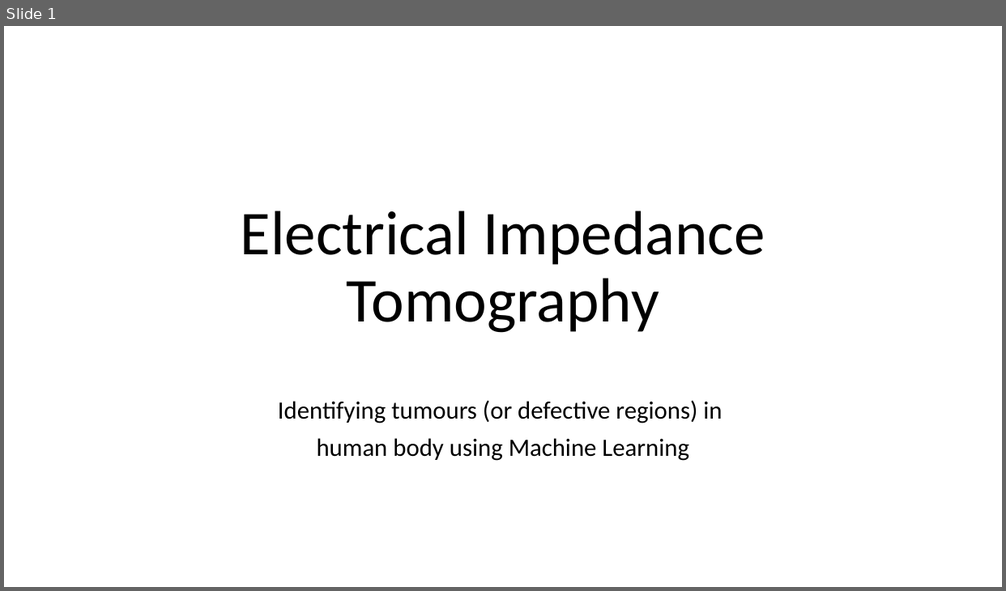
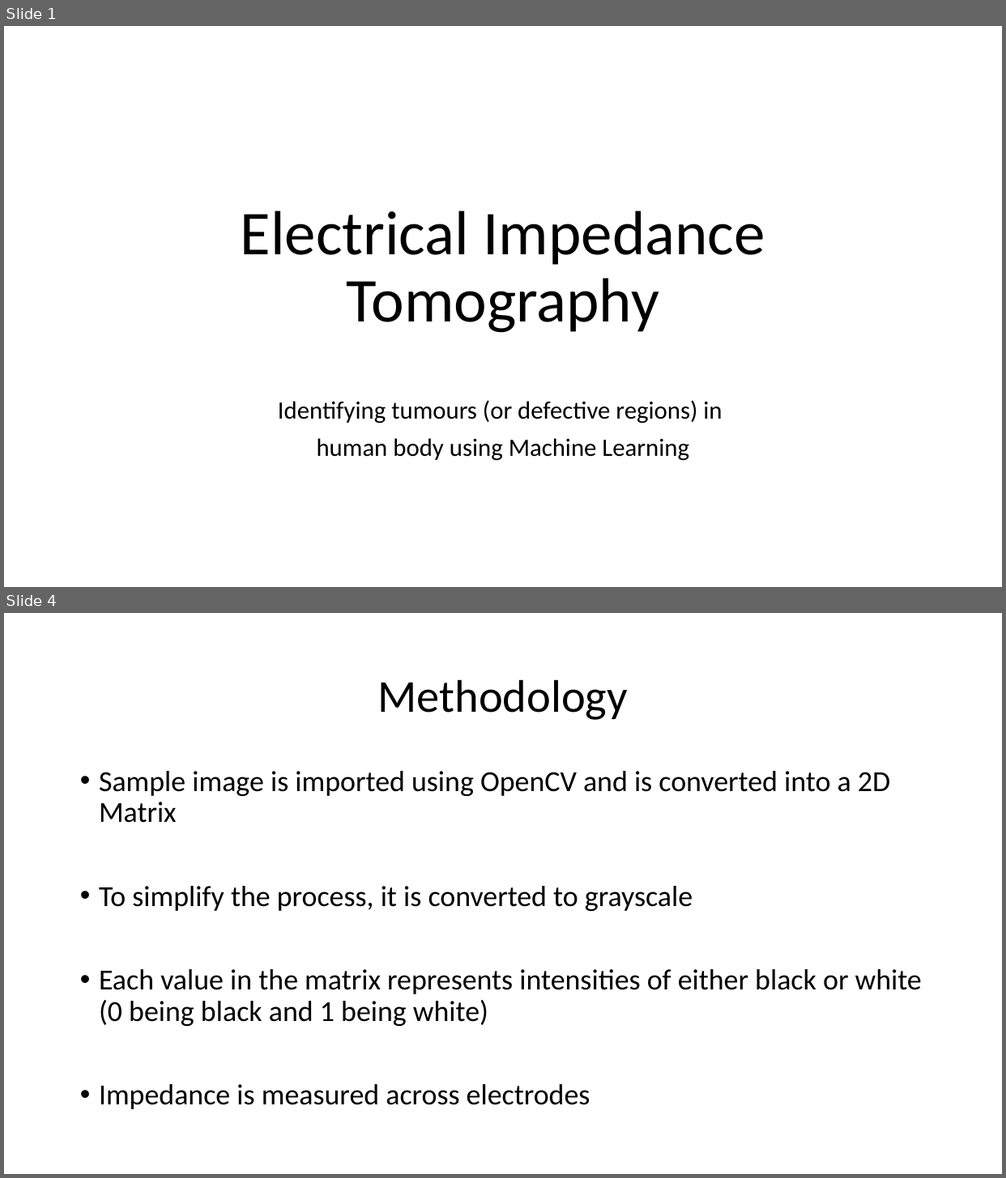
Before and after one commit to nsudhanva/eit, a slide deck: docs/Electrical Impedance Tomography.pptx. Shown one above the other, each under a label of ours: slide 1 before the commit, slides 1 and 4 after it; the slides between them are not shown. The pictures are 1006x591 and 1006x1178 pixels, drawn with LibreOffice and Linux fonts; fonts in the diff are those of the drawing. Boxes give left, top, right and bottom in pixels: in the first picture for what was removed or moved away, otherwise in the second. Text is boxed around its words. In the diff, an @@ line names an element or a change of style, - is before the commit and + after.

```diff
--- a/docs/Electrical Impedance Tomography.pptx
+++ b/docs/Electrical Impedance Tomography.pptx
@@ slide 4 added at (4,613,1002,1174), background #FFFFFF @@
@@ title added at (377,679,627,720), 44 pt, text #000000 @@
+Methodology
@@ text added at (99,771,922,1110), 28 pt, text #000000 @@
+• Sample image is imported using OpenCV and is converted into a 2D Matrix
+• To simplify the process, it is converted to grayscale
+• Each value in the matrix represents intensities of either black or white (0 being black and 1 being white)
+• Impedance is measured across electrodes
```
Also in this commit, not shown: 1 slide changed, 6 other slides added, 6 other files.
